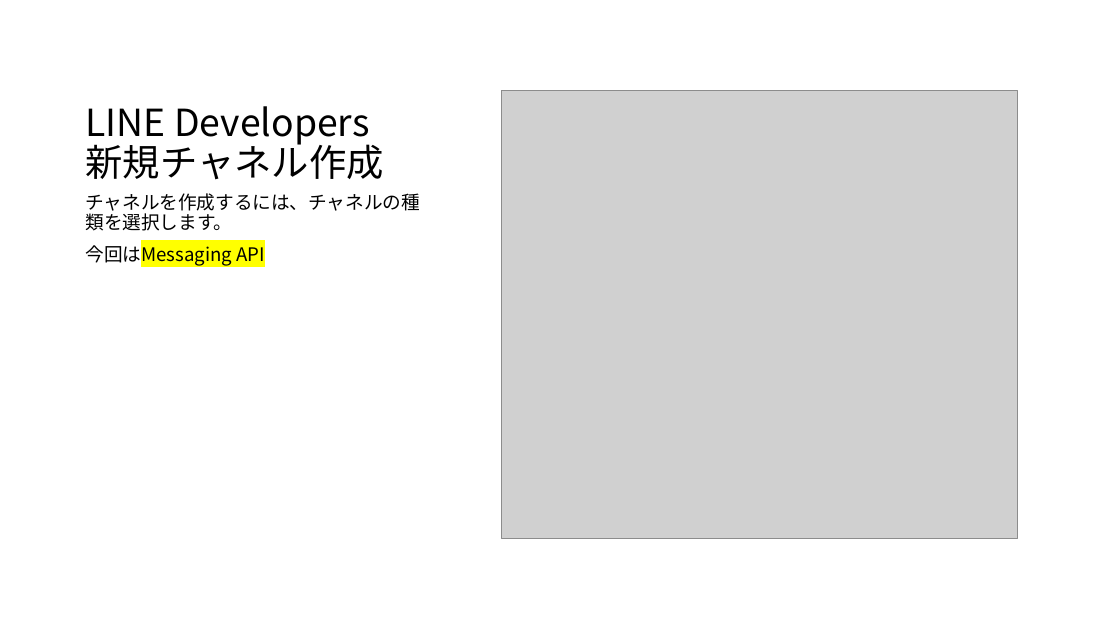
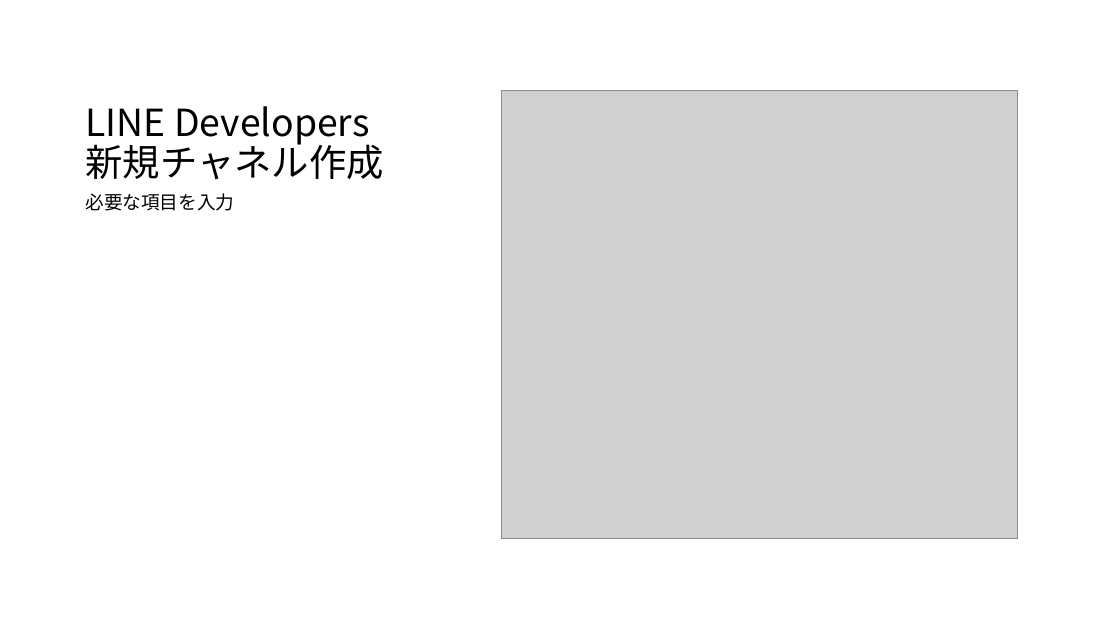
Before and after one commit to mizunoshota2001/bot-tut-service-engineering-s, a slide deck: slide 12 of README.pptx. Drawn at 1120x630 pixels with LibreOffice and Linux fonts; fonts in the diff are those of the drawing; grey boxes stand for pictures. Boxes give left, top, right and bottom in pixels: in the first picture for what was removed or moved away, otherwise in the second. Text is boxed around its words. In the diff, an @@ line names an element or a change of style, - is before the commit and + after.

```diff
--- a/README.pptx
+++ b/README.pptx
@@ text at (86,193,235,211): text changed @@
-チャネルを作成するには、チャネルの種類を選択します。
-今回はMessaging API
+必要な項目を入力
```
Also in this commit, not shown: 3 other slides changed, 3 slides added.
